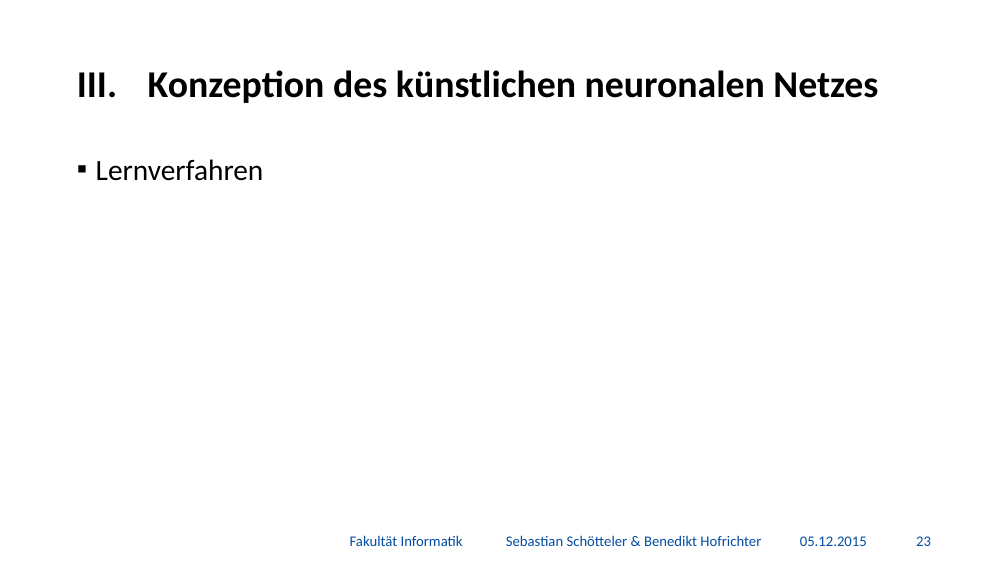
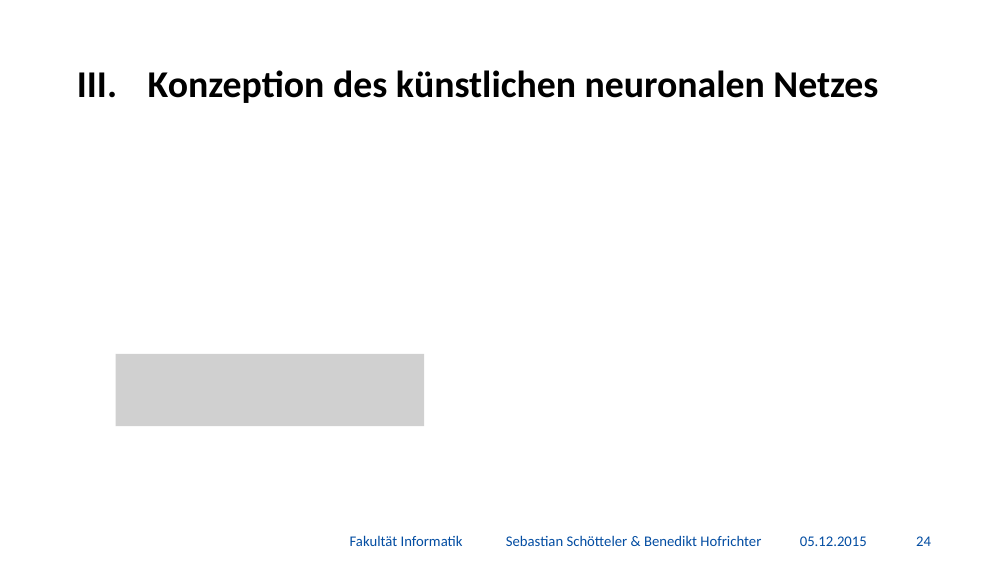
Before and after one commit to BenediktGitGit/soco15, a slide deck: slide 25 of 3b) Vortrag/Präsentation.pptx (slide 24 before the commit). Drawn at 1008x567 pixels with LibreOffice and Linux fonts; fonts in the diff are those of the drawing; grey boxes stand for pictures; background and template pictures are left out. Boxes give left, top, right and bottom in pixels: in the first picture for what was removed or moved away, otherwise in the second. Text is boxed around its words. In the diff, an @@ line names an element or a change of style, - is before the commit and + after.

```diff
--- a/3b) Vortrag/Präsentation.pptx
+++ b/3b) Vortrag/Präsentation.pptx
@@ text removed at (96,159,264,181) @@
-▪ Lernverfahren
@@ picture added at (116,354,424,426) @@
@@ page number at (916,536,931,546): text changed @@
-23
+24
```
Also in this commit, not shown: 9 other slides changed, 2 slides added.
